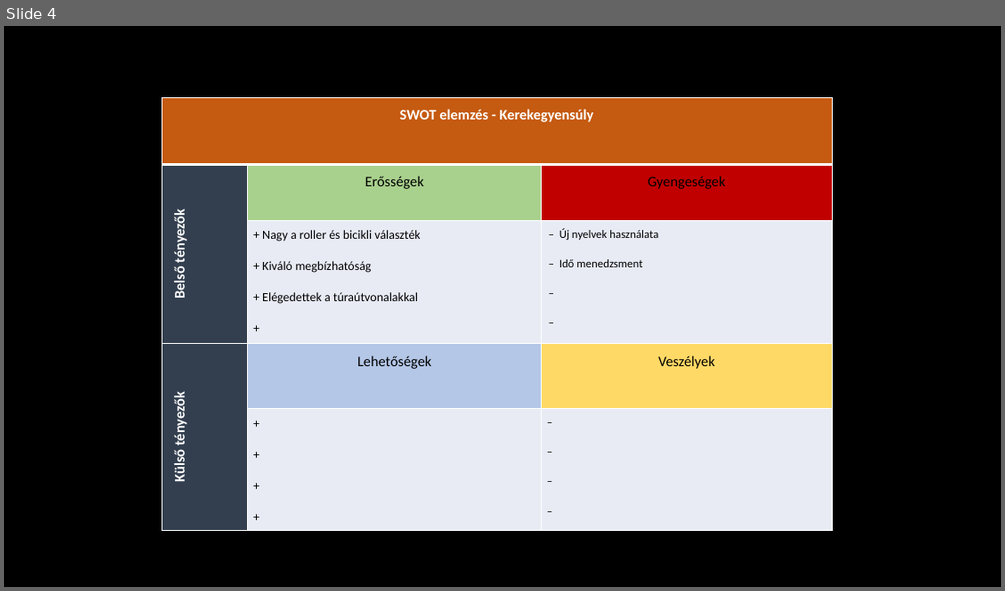
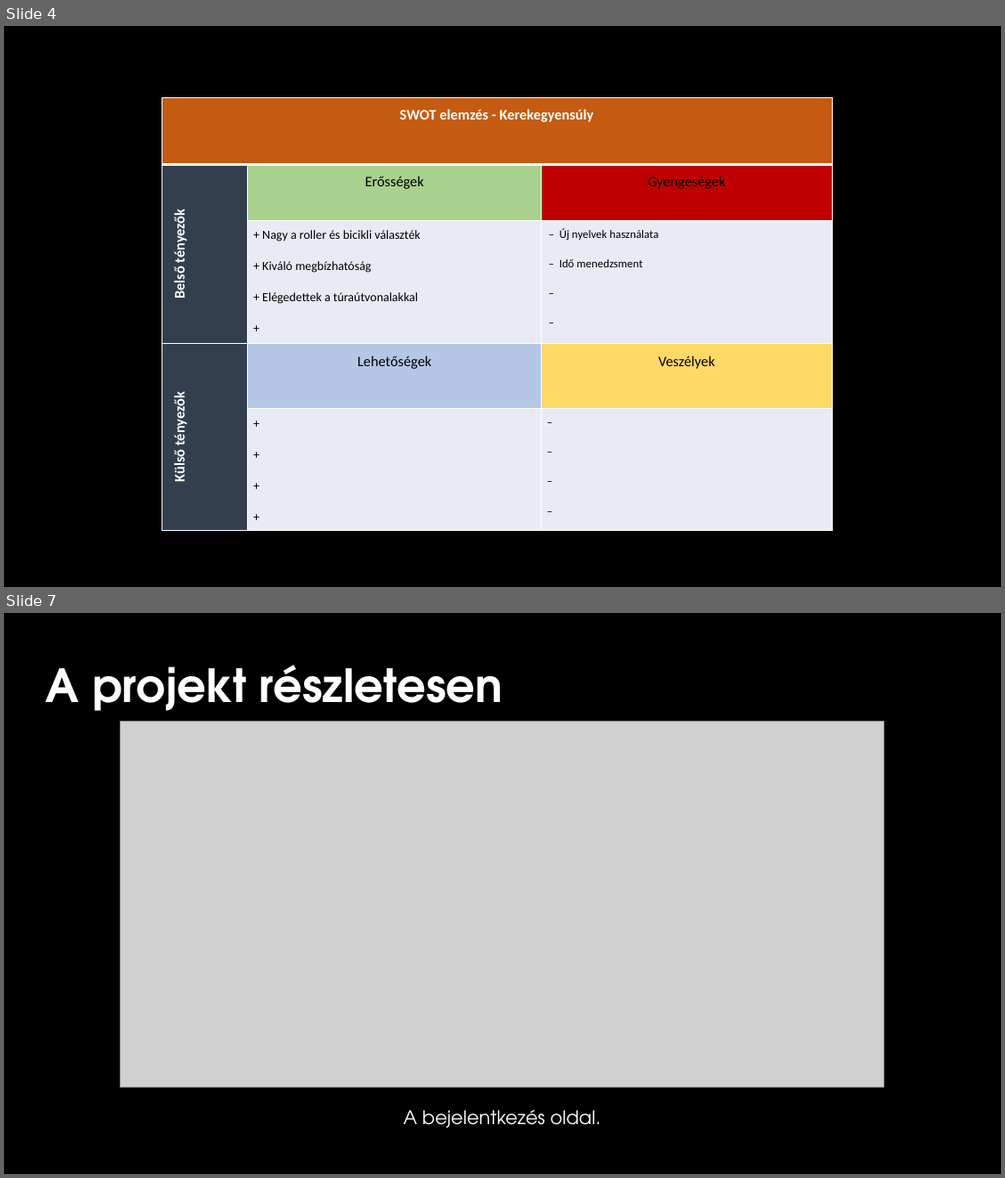
Before and after one commit to fricos/Project, a slide deck: ppt/Kerekegyensúly.pptx. Shown one above the other, each under a label of ours: slide 4 before the commit, slides 4 and 7 after it; the slides between them are not shown. The pictures are 1005x591 and 1005x1178 pixels, drawn with LibreOffice and Linux fonts; fonts in the diff are those of the drawing; grey boxes stand for pictures; background and template pictures are left out. Boxes give left, top, right and bottom in pixels: in the first picture for what was removed or moved away, otherwise in the second. Text is boxed around its words. In the diff, an @@ line names an element or a change of style, - is before the commit and + after.

```diff
--- a/ppt/Kerekegyensúly.pptx
+++ b/ppt/Kerekegyensúly.pptx
@@ slide 7 added at <box>4,613,1001,1174</box>, background picture (left out) @@
@@ text added at <box>46,665,503,722</box>, 44 pt, text #FFFFFF, bold @@
+A projekt részletesen
@@ picture added at <box>120,721,883,1086</box> @@
@@ text added at <box>404,1110,601,1127</box>, 18 pt, text #FFFFFF @@
+A bejelentkezés oldal.
```
Also in this commit, not shown: 3 other slides added.
